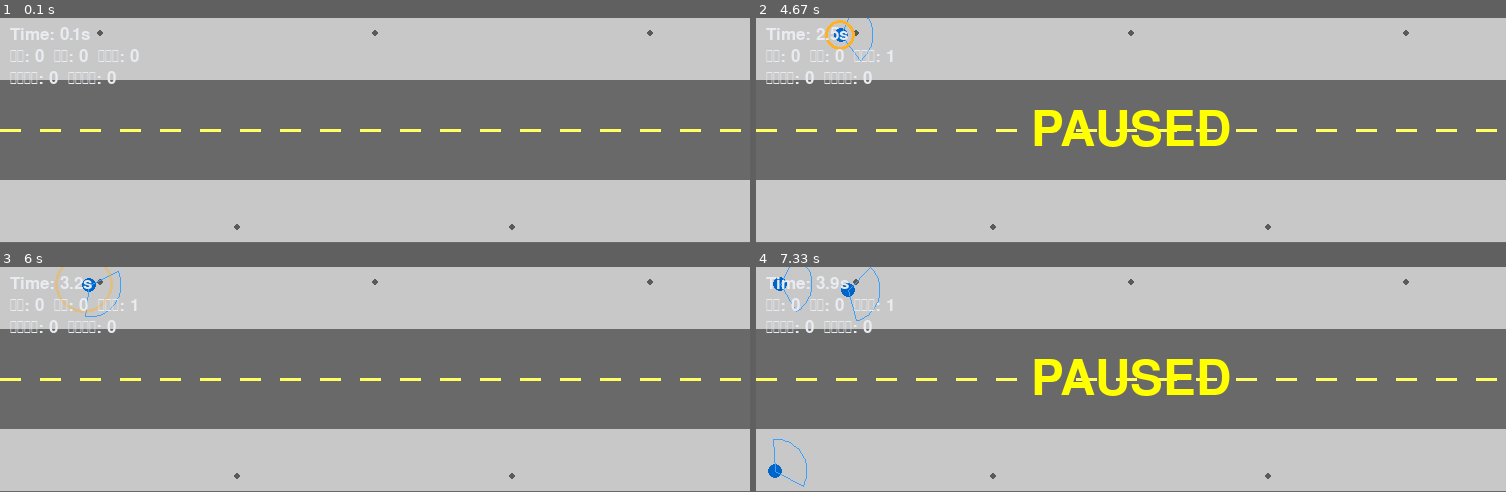
Above: before the commit, frames 1-4 (two rows, left to right).
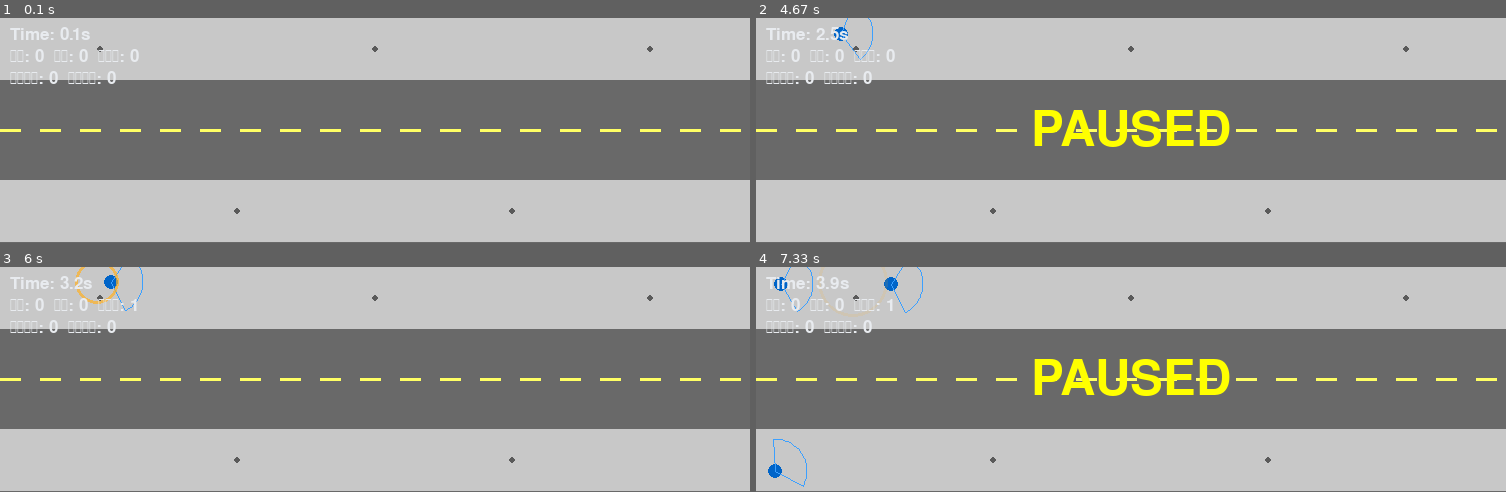
Above: after the commit, the same moments.

Repository: jyouhou291/pygame_simu
Game: pygame game, started from simulation.py
Two runs of this game, one before a commit and one after it. Both use one fixed random seed, a clock stepped at 60 frames per second and the inputs below.
Inputs:
- Up to frame 1 (0.1 s): no input
- Up to frame 2 (4.67 s): tap Space at 0.33, 0.73, 1.03, 1.23, 1.57, 1.87, 2.07, 2.37, 2.63, 2.97, 3.27, 3.4, 3.8, 4.1, 4.47 s
- Up to frame 3 (6 s): tap Space at 4.87, 5.17, 5.37, 5.67, 5.87 s
- Up to frame 4 (7.33 s): tap Space at 6.2, 6.5, 6.7, 7, 7.27 s

The runs differ from the first frame. In frame 1, 0.1% of the frame differs, in the area x 12-88%, y 5-95%; in frame 2, 0.4%; in frame 3, 0.7%, in the area x 7-88%, y 0-95%; in frame 4, 0.5%.

Commit message:
v19.3: 電柱に引っかかる不具合を修正
ユーザー報告「電柱に引っかかる人が出てきてしまう」への対応。

原因1: 電柱の座標が、v19.2で追加したレーン分離の目標位置(帯の25%/75%)と
完全に一致していた。片方向のレーンがそのまま電柱を貫通する形になっていた
→ 電柱を帯の中央(50%)、両レーンの間に移動

原因2(本質的な原因): レーン分離力は歩きスマホ利用者には適用していないため、
スマホ利用者は中央（電柱がある位置）に漂いやすい。かつ「注意ラプス」中は
障害物回避力が完全にゼロになる設計だったため、電柱の近くでラプスが発生
すると本当に動けなくなっていた
→ ラプス中も障害物回避力をゼロにせず、わずかに残す(LAPSE_OBSTACLE_RESIDUAL
  =0.2)よう変更。完全に気づかないわけではなく「気づきにくい」程度に緩和

実機確認: 90秒で30人前後が完走する状態を維持したまま、電柱付近で歩行者が
張り付いたままにならないことをスクリーンショットで確認

Diff:
--- a/sim_core.py
+++ b/sim_core.py
@@ -56,6 +56,10 @@
     # --- 注意ラプス（画面注視中の瞬間的な視野喪失） 出典[6] ---
     LAPSE_RATE_PER_S: float = 0.5
     LAPSE_DURATION_MIN_S: float = 0.3; LAPSE_DURATION_MAX_S: float = 0.8
+    # ラプス中でも柱・什器への回避力をゼロにはせず、わずかに残す（完全に
+    # ゼロだと、レーンを無視しがちなスマホ利用者が柱の近くでラプスした
+    # 場合に本当に動けなくなる「引っかかり」バグの原因になっていた）
+    LAPSE_OBSTACLE_RESIDUAL: float = 0.2
 
     # --- 柱接触／ニアミスの判定係数 ---
     OBSTACLE_CONTACT_FACTOR: float = 1.4   # 半径の和のこの倍数まで近づいたら「接触」
@@ -78,8 +82,12 @@
         self.TOTAL_HEIGHT_M = 2 * self.SIDEWALK_HEIGHT_M + self.ROAD_HEIGHT_M
         self.WIDTH_PX = int(self.WIDTH_M * self.M_TO_PX)
         self.HEIGHT_PX = int(self.TOTAL_HEIGHT_M * self.M_TO_PX)
-        top_y = self.SIDEWALK_HEIGHT_M * 0.25
-        bottom_y = self.SIDEWALK_HEIGHT_M + self.ROAD_HEIGHT_M + self.SIDEWALK_HEIGHT_M * 0.75
+        # 街灯は帯の中央（両方向のレーンの間）に置く。以前はレーン分離力の
+        # 目標位置(LANE_BIAS_FRAC=0.25/0.75)と全く同じ座標に街灯を置いて
+        # しまっており、片方向のレーンがそのまま街灯を貫通する形になって
+        # 「電柱に引っかかる人が出てくる」不具合の原因になっていた。
+        top_y = self.SIDEWALK_HEIGHT_M * 0.5
+        bottom_y = self.SIDEWALK_HEIGHT_M + self.ROAD_HEIGHT_M + self.SIDEWALK_HEIGHT_M * 0.5
         xs = np.linspace(4.0, self.WIDTH_M - 4.0, 5)
         self.OBSTACLES = tuple((float(x), top_y, self.LAMPPOST_RADIUS_M) for x in xs[::2]) + \
                           tuple((float(x), bottom_y, self.LAMPPOST_RADIUS_M) for x in xs[1::2])
@@ -266,19 +274,25 @@
                     f_avoid += agent.avoid_beta * evasion_boost * force_mag * force_direction
 
             # --- 障害物（街灯・標識ポール）との相互作用 ---
+            # 注意ラプス中は知覚をほぼゼロにする設計だが、完全にゼロにすると
+            # 「中央に寄りやすいレーン無視のスマホ利用者」が「ラプス中は
+            # 障害物力もゼロ」という2つの条件が重なったときに、電柱のすぐ
+            # そばで本当に動けなくなる（引っかかる）不具合が起きていた。
+            # ラプス中もごくわずかな残存知覚(LAPSE_OBSTACLE_RESIDUAL)を
+            # 残すことで、致命的な膠着を避けつつ「気づきにくい」ことは表現する。
             f_obs = np.zeros(2)
             for oi, (ox, oy, orad) in enumerate(self.config.OBSTACLES):
                 d = agent.pos - np.array([ox, oy])
                 dd = max(np.linalg.norm(d), 1e-6)
                 r_sum_o = agent.radius + orad
-                obs_in_fov = not in_lapse
-                if obs_in_fov and my_speed > 0.1:
+                obs_perception = self.config.LAPSE_OBSTACLE_RESIDUAL if in_lapse else 1.0
+                if obs_perception > 0 and not in_lapse and my_speed > 0.1:
                     ang = abs(np.arccos(np.clip(np.dot(agent.vel / my_speed, -d / dd), -1.0, 1.0)))
                     if ang > agent.fov_rad / 2:
-                        obs_in_fov = False
-                if obs_in_fov:
+                        obs_perception = 0.0
+                if obs_perception > 0:
                     m = self.config.OBSTACLE_REPULSION_A * np.exp((r_sum_o - dd) / self.config.OBSTACLE_REPULSION_B)
-                    f_obs += m * (d / dd)
+                    f_obs += m * obs_perception * (d / dd)
                 if dd < r_sum_o * self.config.OBSTACLE_CONTACT_FACTOR:
                     key = (agent.id, oi)
                     current_frame_obstacle.add(key)
